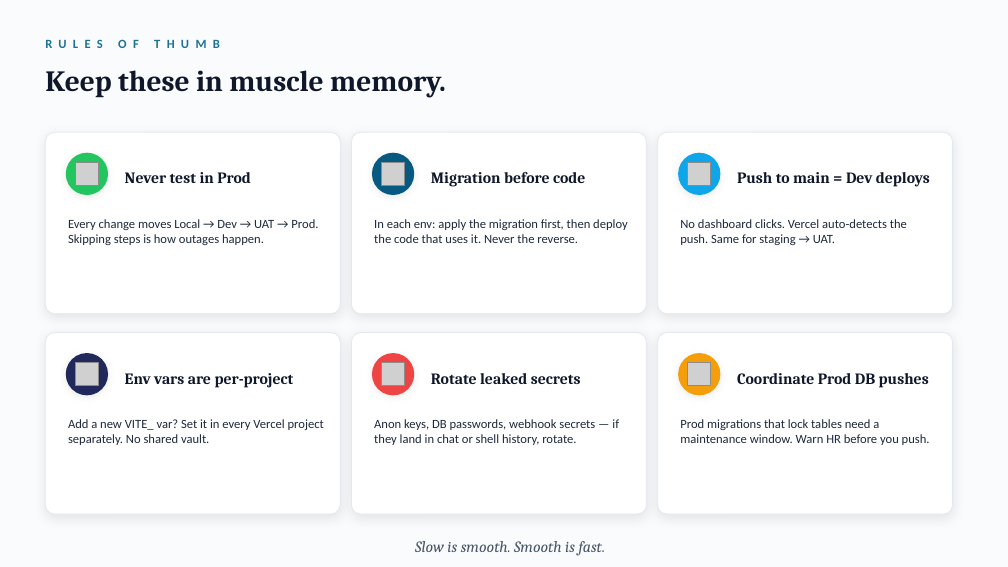
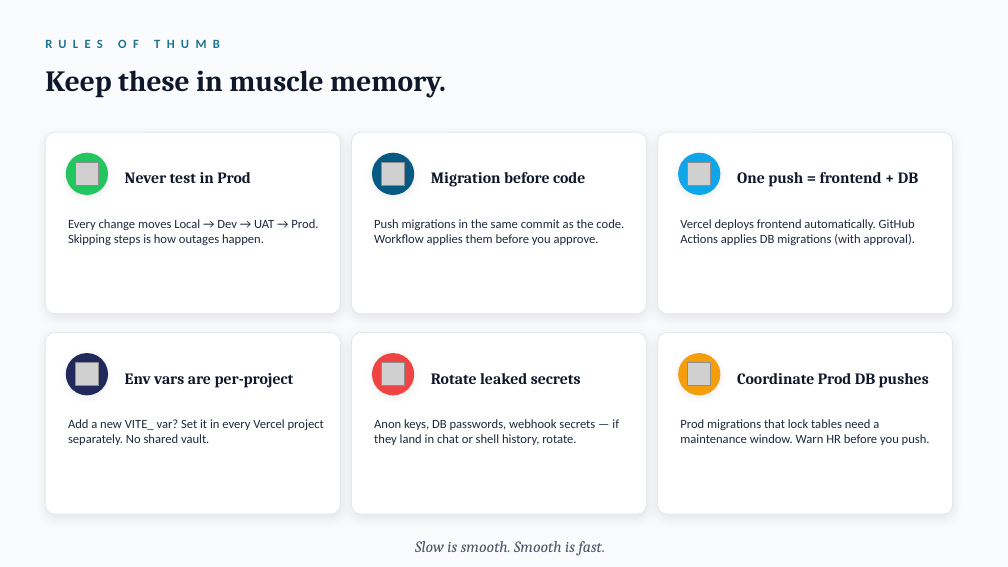
Before and after one commit to vananth89-wq/ET, a slide deck: slide 4 of docs/Prowess_Env_Quick_Reference.pptx. Drawn at 1008x567 pixels with LibreOffice and Linux fonts; fonts in the diff are those of the drawing; grey boxes stand for pictures. Boxes give left, top, right and bottom in pixels: in the first picture for what was removed or moved away, otherwise in the second. Text is boxed around its words. In the diff, an @@ line names an element or a change of style, - is before the commit and + after.

Commit message:
docs: update PPT decks to reflect automated migration pipeline via GitHub Actions

```diff
--- a/docs/Prowess_Env_Quick_Reference.pptx
+++ b/docs/Prowess_Env_Quick_Reference.pptx
@@ text at bbox=[737, 172, 918, 187]: text changed @@
-Push to main = Dev deploys
+One push = frontend + DB
@@ text at bbox=[374, 219, 624, 245]: text changed @@
-In each env: apply the migration first, then deploy the code that uses it. Never the reverse.
+Push migrations in the same commit as the code. Workflow applies them before you approve.
@@ text at bbox=[680, 219, 915, 245]: text changed @@
-No dashboard clicks. Vercel auto-detects the push. Same for staging → UAT.
+Vercel deploys frontend automatically. GitHub Actions applies DB migrations (with approval).
```
Also in this commit, not shown: 1 other slide changed, 1 other file.
